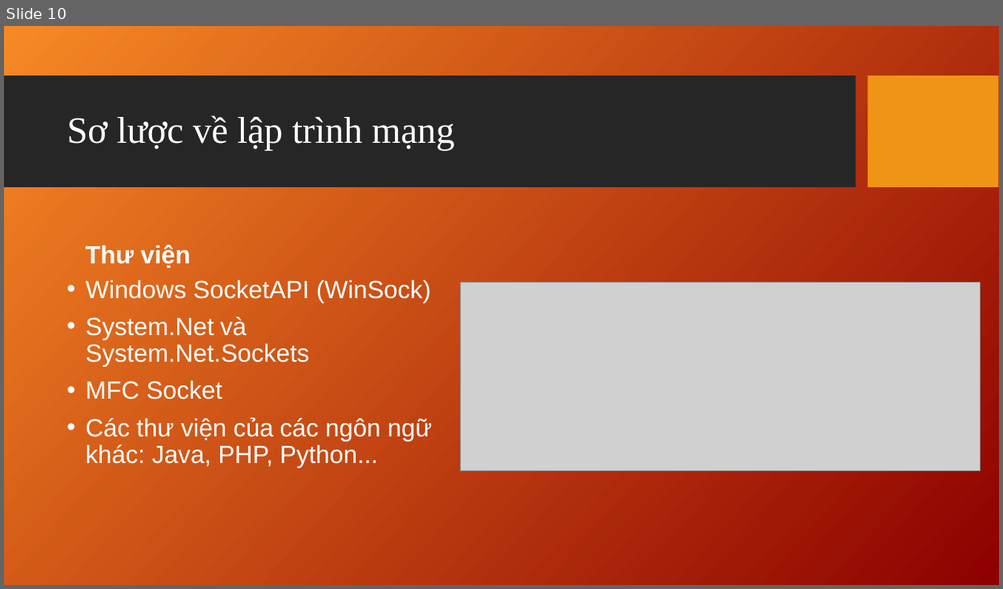
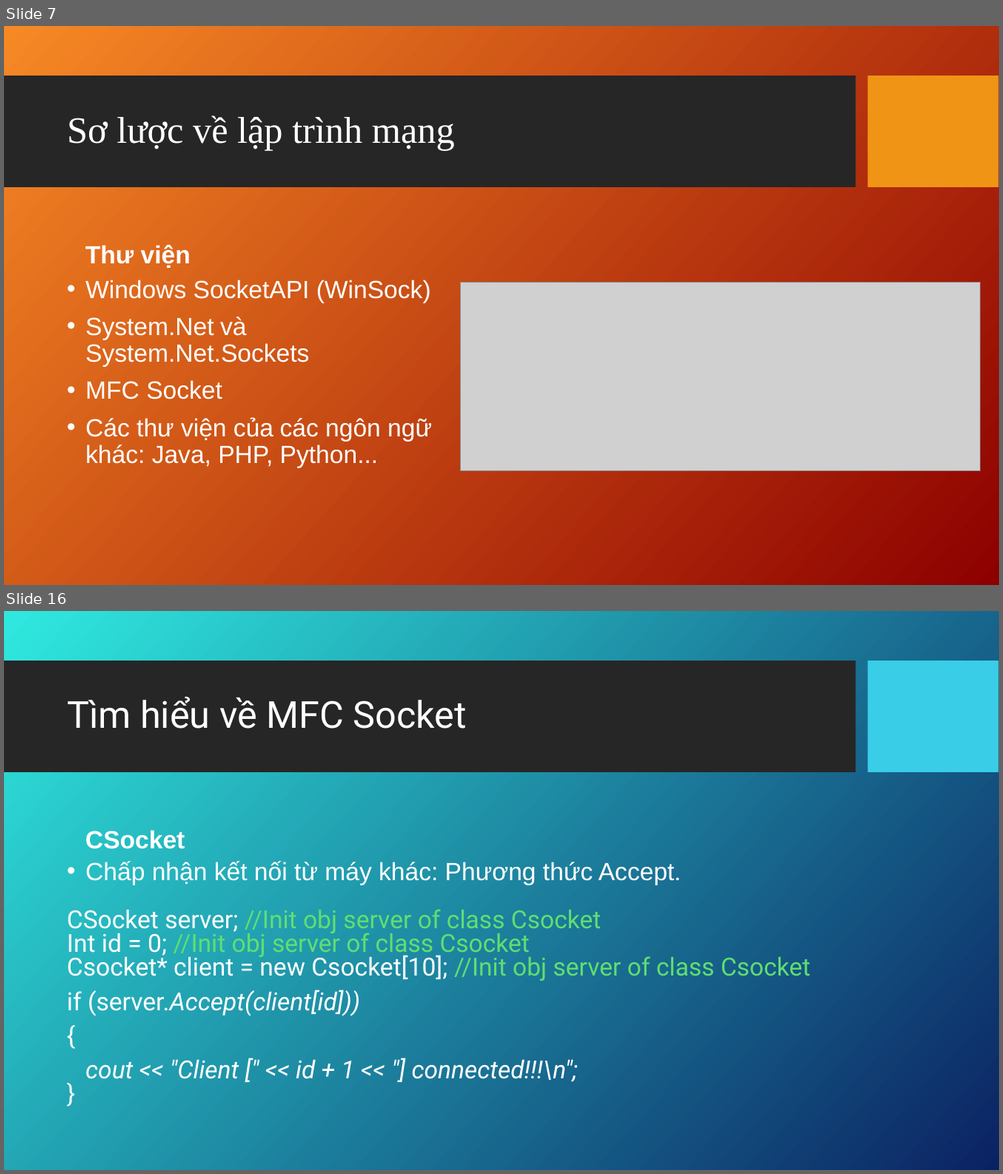
Before and after one commit to bahao247/ChattingApp, a slide deck: Documents/Socket_Connect_Presentation_TuanNA_2142.ppt. Shown one above the other, each under a label of ours: slide 10 before the commit, slides 7 and 16 after it; the slides between them are not shown. The pictures are 1003x589 and 1003x1174 pixels, drawn with LibreOffice and Linux fonts; fonts in the diff are those of the drawing; grey boxes stand for pictures; background and template pictures are left out. Boxes give left, top, right and bottom in pixels: in the first picture for what was removed or moved away, otherwise in the second. Text is boxed around its words. In the diff, an @@ line names an element or a change of style, - is before the commit and + after.

```diff
--- a/Documents/Socket_Connect_Presentation_TuanNA_2142.ppt
+++ b/Documents/Socket_Connect_Presentation_TuanNA_2142.ppt
@@ slide 16 added at (x1=4, y1=611, x2=999, y2=1170), background picture (left out); not listed: 1 template element that a slide beside it also shows @@
@@ rectangle added at (x1=868, y1=661, x2=998, y2=773), fill #39CDE7 @@
@@ title added at (x1=67, y1=696, x2=466, y2=729), 36 pt, text #FFFFFF @@
+Tìm hiểu về MFC Socket
@@ text added at (x1=85, y1=830, x2=185, y2=849), 24 pt, text #FFFFFF, bold @@
+CSocket
@@ text added at (x1=67, y1=861, x2=810, y2=1082), 24 pt, text #FFFFFF @@
+• Chấp nhận kết nối từ máy khác: Phương thức Accept.
+CSocket server; //Init obj server of class Csocket
+Int id = 0; //Init obj server of class Csocket
+Csocket* client = new Csocket[10]; //Init obj server of class Csocket
+if (server.Accept(client[id]))
+{
+cout << "Client [" << id + 1 << "] connected!!!\n";
+}
@@ what was slide 10 is now slide 7 @@
```
Also in this commit, not shown: 15 other slides added, 13 slides removed, 3 other files.
